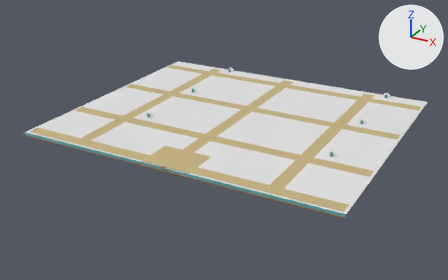
The glTF model maps/phitsanulok-wilds.glb, before and after one commit.
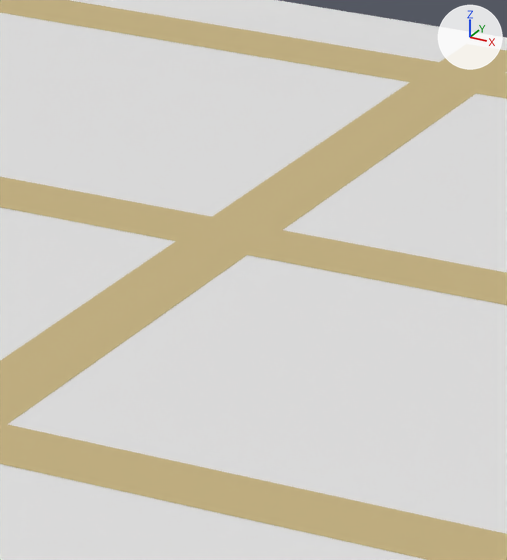
The first picture shows the older version from a 50 mm camera at (201.0, -293.0, 172.0) aimed at (-5.0, 81.0, -16.0). The close-ups show the older and then the newer version on the part from 48% to 65% of the width and 26% to 56% of the height of that picture. Only the edits that show in the close-ups are written down. Arrows for +X, +Y and +Z are at upper right; the lights stay in place.

The scene before the commit, as lines of its bpy script (objects in view):
```python
me_expanded_ground_meadow_010 = bpy.data.meshes.new('Expanded ground meadow.010')
me_expanded_ground_meadow_010.from_pydata(...)  # 8 vertices, 12 faces; spans x -118.0..118.0, y -6.0..194.0, z 0.0
me_expanded_ground_meadow_010.materials.append(mat_meadow)  # white #e7e7e7
me_regional_avenues_sand_010 = bpy.data.meshes.new('Regional avenues sand.010')
me_regional_avenues_sand_010.from_pydata(...)  # 56 vertices, 84 faces; spans x -116.0..116.0, y -4.0..189.0, z 0.0
me_regional_avenues_sand_010.materials.append(mat_sand)  # beige #c6b381
ob_expanded_ground___meadow = bpy.data.objects.new('Expanded ground · meadow', me_expanded_ground_meadow_010)
ob_expanded_ground___meadow.location = (0.0, 0.0, 0.0)
ob_regional_avenues___sand = bpy.data.objects.new('Regional avenues · sand', me_regional_avenues_sand_010)
ob_regional_avenues___sand.location = (0.0, 0.0, 0.0)
```
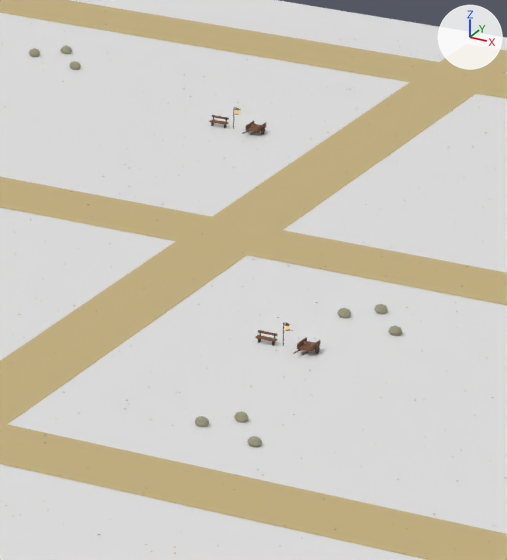
Changed parts and their boxes [x1, y1, x2, y2] in the close-ups (507 x 560 px):
'Forest boulders · stone', added
    after: [29, 45, 402, 447]
'Market handcarts · wood', added
    after: [245, 120, 320, 352]
'District benches · wood', added
    after: [209, 115, 278, 342]
'Market handcarts · wood_dark', added
    after: [243, 127, 320, 355]
'Village lanterns · wood_dark', added
    after: [233, 107, 290, 346]
'District benches · wood_dark', added
    after: [211, 115, 275, 346]

Patch to the scene script:
```diff
--- a/maps/phitsanulok-wilds.glb.py
+++ b/maps/phitsanulok-wilds.glb.py
@@ me_village_lanterns_wood_dark_010 @@
+me_village_lanterns_wood_dark_010.from_pydata(...)  # 120 vertices, 192 faces; spans x -16.1..20.7, y 34.8..145.2, z 0.1..2.8
+me_village_lanterns_wood_dark_010.materials.append(mat_wood_dark)  # brown #473b2d
@@ me_market_handcarts_wood_dark_010 @@
+me_market_handcarts_wood_dark_010.from_pydata(...)  # 336 vertices, 600 faces; spans x -14.1..24.1, y 32.5..145.4, z 0.0..1.1
+me_market_handcarts_wood_dark_010.materials.append(mat_wood_dark)  # brown #473b2d
@@ me_market_handcarts_wood_010 @@
+me_market_handcarts_wood_010.from_pydata(...)  # 72 vertices, 108 faces; spans x -13.8..23.8, y 33.9..146.1, z 0.6..1.2
+me_market_handcarts_wood_010.materials.append(mat_wood)  # brown #765139
@@ me_forest_boulders_stone_004 @@
+me_forest_boulders_stone_004.from_pydata(...)  # 1044 vertices, 1944 faces; spans x -96.0..99.0, y 59.0..162.0, z 0.0..1.0
+me_forest_boulders_stone_004.materials.append(mat_stone)  # yellow #9b997f
@@ me_district_benches_wood_dark_010 @@
+me_district_benches_wood_dark_010.from_pydata(...)  # 96 vertices, 144 faces; spans x -18.9..18.9, y 34.8..145.3, z 0.0..1.2
+me_district_benches_wood_dark_010.materials.append(mat_wood_dark)  # brown #473b2d
@@ me_district_benches_wood_010 @@
+me_district_benches_wood_010.from_pydata(...)  # 48 vertices, 72 faces; spans x -19.2..19.2, y 34.7..145.3, z 0.5..1.2
+me_district_benches_wood_010.materials.append(mat_wood)  # brown #765139
@@ ob_village_lanterns___wood_dark @@
+ob_village_lanterns___wood_dark = bpy.data.objects.new('Village lanterns · wood_dark', me_village_lanterns_wood_dark_010)
+ob_village_lanterns___wood_dark.location = (0.0, 0.0, 0.0)
@@ ob_market_handcarts___wood_dark @@
+ob_market_handcarts___wood_dark = bpy.data.objects.new('Market handcarts · wood_dark', me_market_handcarts_wood_dark_010)
+ob_market_handcarts___wood_dark.location = (0.0, 0.0, 0.0)
@@ ob_market_handcarts___wood @@
+ob_market_handcarts___wood = bpy.data.objects.new('Market handcarts · wood', me_market_handcarts_wood_010)
+ob_market_handcarts___wood.location = (0.0, 0.0, 0.0)
@@ ob_forest_boulders___stone @@
+ob_forest_boulders___stone = bpy.data.objects.new('Forest boulders · stone', me_forest_boulders_stone_004)
+ob_forest_boulders___stone.location = (0.0, 0.0, 0.0)
@@ ob_district_benches___wood_dark @@
+ob_district_benches___wood_dark = bpy.data.objects.new('District benches · wood_dark', me_district_benches_wood_dark_010)
+ob_district_benches___wood_dark.location = (0.0, 0.0, 0.0)
@@ ob_district_benches___wood @@
+ob_district_benches___wood = bpy.data.objects.new('District benches · wood', me_district_benches_wood_010)
+ob_district_benches___wood.location = (0.0, 0.0, 0.0)
```
